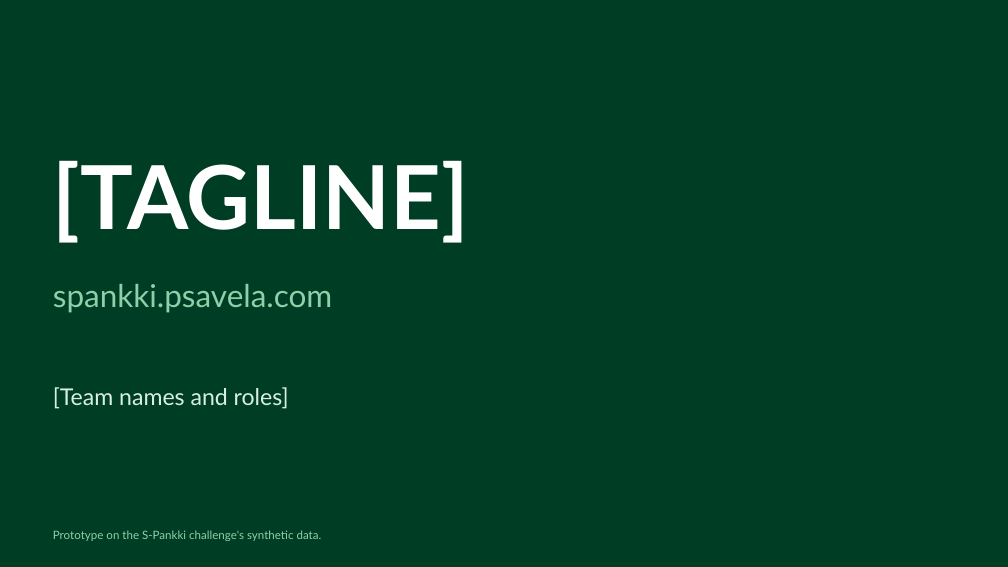
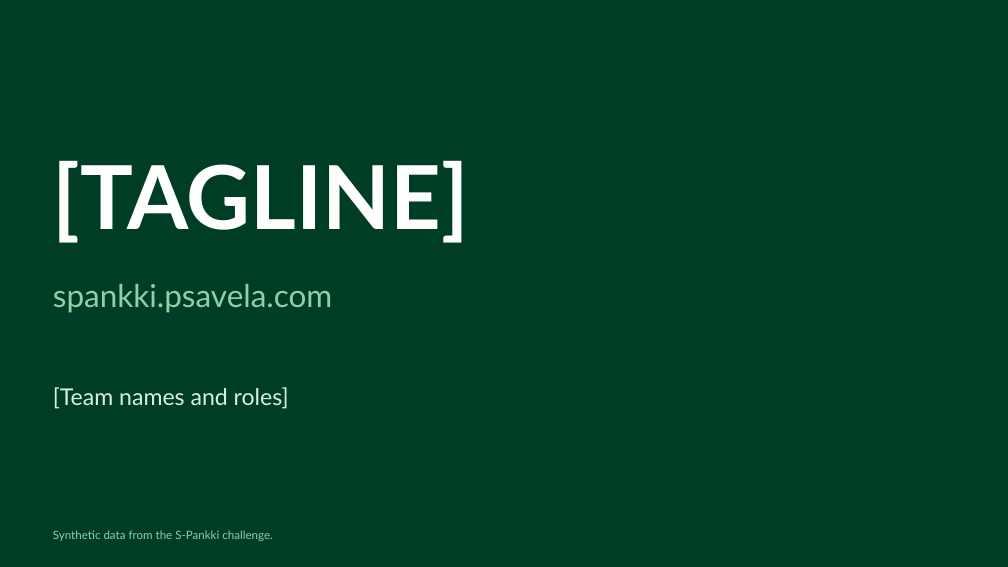
Before and after one commit to Asmoww/junction-s-pankki, a slide deck: slide 10 of docs/slides/S-Pankki-editorial.pptx. Drawn at 1008x567 pixels with LibreOffice and Linux fonts; fonts in the diff are those of the drawing. Boxes give left, top, right and bottom in pixels: in the first picture for what was removed or moved away, otherwise in the second. Text is boxed around its words. In the diff, an @@ line names an element or a change of style, - is before the commit and + after.

```diff
--- a/docs/slides/S-Pankki-editorial.pptx
+++ b/docs/slides/S-Pankki-editorial.pptx
@@ text at (53,530,272,541): text changed @@
-Prototype on the S-Pankki challenge's synthetic data.
+Synthetic data from the S-Pankki challenge.
```
Also in this commit, not shown: 8 other slides changed, 4 other files.
